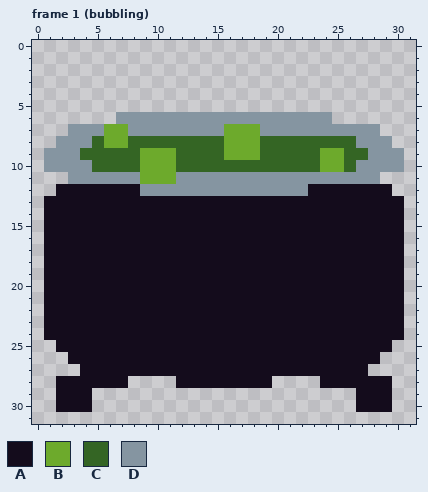
Edited in one commit: pixel-art file (Textures/cauldron/cauldron.ase). This is how it looked before the edit.
32x32 pixels, 3 frames. Shown: frame 1 (bubbling). The commit also changed other frames, which this record leaves out.
Visible layers, top first: "Bubbles", "Cauldron".
Palette (. is transparent): A #140c1c  B #6daa2c  C #346524  D #8595a1
Pixels before, frame 1 (bubbling), first column x 1:
 6 ......DDDDDDDDDDDDDDDDDD......
 7 ..DDDBBDDDDDDDDBBBDDDDDDDDDD..
 8 .DDDCBBCCCCCCCCBBBCCCCCCCCDDD.
 9 DDDCCCCCBBBCCCCBBBCCCCCBBCCDDD
10 DDDDCCCCBBBCCCCCCCCCCCCBBCDDDD
11 ..DDDDDDBBBDDDDDDDDDDDDDDDDD..
12 .AAAAAAADDDDDDDDDDDDDDAAAAAAA.
13 AAAAAAAAAAAAAAAAAAAAAAAAAAAAAA
14 AAAAAAAAAAAAAAAAAAAAAAAAAAAAAA
15 AAAAAAAAAAAAAAAAAAAAAAAAAAAAAA
16 AAAAAAAAAAAAAAAAAAAAAAAAAAAAAA
17 AAAAAAAAAAAAAAAAAAAAAAAAAAAAAA
18 AAAAAAAAAAAAAAAAAAAAAAAAAAAAAA
19 AAAAAAAAAAAAAAAAAAAAAAAAAAAAAA
20 AAAAAAAAAAAAAAAAAAAAAAAAAAAAAA
21 AAAAAAAAAAAAAAAAAAAAAAAAAAAAAA
22 AAAAAAAAAAAAAAAAAAAAAAAAAAAAAA
23 AAAAAAAAAAAAAAAAAAAAAAAAAAAAAA
24 AAAAAAAAAAAAAAAAAAAAAAAAAAAAAA
25 .AAAAAAAAAAAAAAAAAAAAAAAAAAAA.
26 ..AAAAAAAAAAAAAAAAAAAAAAAAAA..
27 ...AAAAAAAAAAAAAAAAAAAAAAAA...
28 .AAAAAA....AAAAAAAA....AAAAAA.
29 .AAA......................AAA.
30 .AAA......................AAA.
Now the later version:
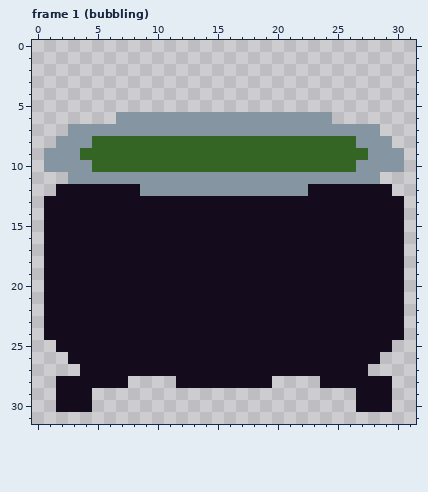
Message: Add buble particle to cauldron
Change:
{"change": "layer \"Bubbles\" now hidden"}
{"where": "frame 1 (bubbling)"}
{"frame":1,"y":7,"x":6,"old":"BB","new":"DD"}
{"frame":1,"y":7,"x":16,"old":"BBB","new":"DDD"}
{"frame":1,"y":8,"x":6,"old":"BB","new":"CC"}
{"frame":1,"y":8,"x":16,"old":"BBB","new":"CCC"}
{"frame":1,"y":9,"x":9,"old":"BBB","new":"CCC"}
{"frame":1,"y":9,"x":16,"old":"BBB","new":"CCC"}
{"frame":1,"y":9,"x":24,"old":"BB","new":"CC"}
{"frame":1,"y":10,"x":9,"old":"BBB","new":"CCC"}
{"frame":1,"y":10,"x":24,"old":"BB","new":"CC"}
{"frame":1,"y":11,"x":9,"old":"BBB","new":"DDD"}
{"label":"changed","picture_box":[104,124,176,184]}
{"label":"changed","picture_box":[224,124,260,160]}
{"label":"changed","picture_box":[320,148,344,172]}
